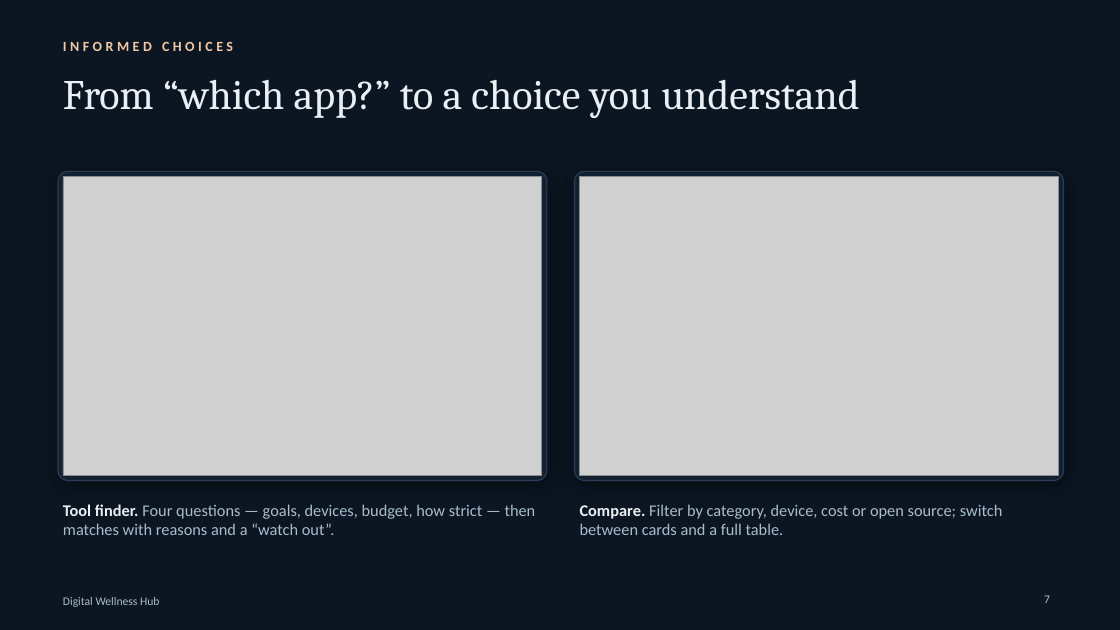
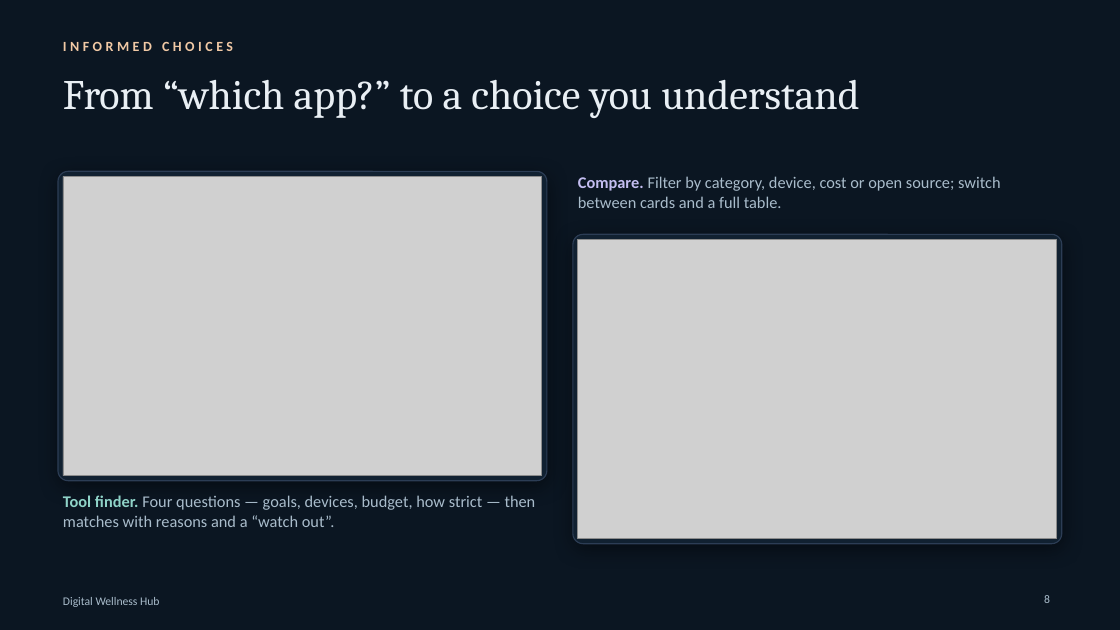
Before and after one commit to Anshumaan1254/Digital-Wellness, a slide deck: slide 8 of public/Digital-Wellness-Hub-presentation.pptx (slide 7 before the commit). Drawn at 1120x630 pixels with LibreOffice and Linux fonts; fonts in the diff are those of the drawing; grey boxes stand for pictures; background and template pictures are left out. Boxes give left, top, right and bottom in pixels: in the first picture for what was removed or moved away, otherwise in the second. Text is boxed around its words. In the diff, an @@ line names an element or a change of style, - is before the commit and + after.

```diff
--- a/public/Digital-Wellness-Hub-presentation.pptx
+++ b/public/Digital-Wellness-Hub-presentation.pptx
@@ text "Compare. Filter by category, device, ...": place and size @@
-text "Compare. Filter by category, device, ..." at [580,504,1003,535]
+text "Compare. Filter by category, device, ..." at [578,176,1001,208]
@@ text "Compare. Filter by category, device, ..." at [578,176,1001,208]: text colour #E9EFF4 to #C3BDF0 in "Compare." @@
@@ rounded rectangle: place and size @@
-rounded rectangle at [575,171,1064,481]
+rounded rectangle at [573,234,1062,544]
@@ picture: place and size @@
-picture at [580,176,1059,476]
+picture at [578,239,1057,539]
@@ text "Tool finder. Four questions — ...": place and size @@
-text "Tool finder. Four questions — ..." at [63,504,536,535]
+text "Tool finder. Four questions — ..." at [63,495,536,527]
@@ text "Tool finder. Four questions — ..." at [63,495,536,527]: text colour #E9EFF4 to #8FD3C8 in "Tool finder." @@
@@ page number at [1044,595,1050,603]: text changed @@
-7
+8
```
Also in this commit, not shown: 12 other slides changed, 3 slides added, 37 other files.
